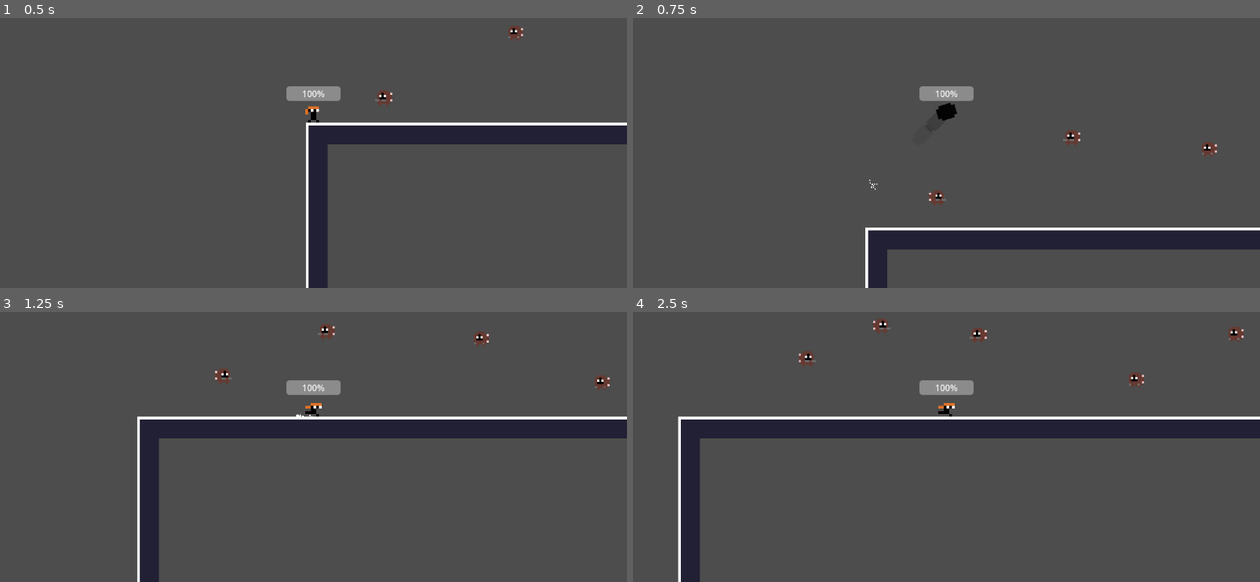
Above: before the commit, frames 1-4 (two rows, left to right).
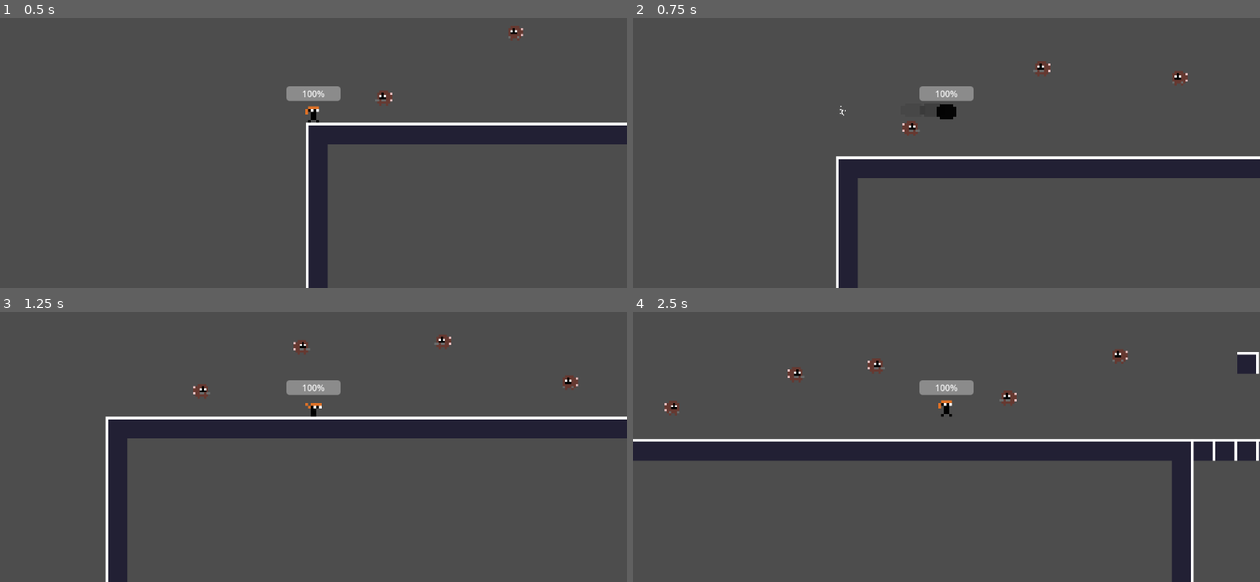
Above: after the commit, the same moments.

Repository: randemlyy/kinetic-shift
Game: Godot game, scene res://Scenes/TestLevel.tscn
Same seed, same stepped clock (60 frames per second), same inputs: the game is played once before the commit and once after it.
Inputs (mouse positions are in pixels of both pictures, inside the frame that each line leads up to):
- Up to frame 1 (0.5 s): no input
- Up to frame 2 (0.75 s): tap Enter at 0.5 s; move the mouse to (1084, 93) at 0.52 s; hold D (move_right) from 0.53 s (still down); hold Space (jump) from 0.53 s (still down); tap Shift (dash) at 0.6 s; click (1084, 93) at 0.67 s
- Up to frame 3 (1.25 s): keep holding D (move_right); keep holding Space (jump)
- Up to frame 4 (2.5 s): move the mouse to (821, 422) at 1.27 s; release D (move_right) at 1.28 s; release Space (jump) at 1.28 s; hold S (move_down) 1.28-2.03 s; tap Space (jump) at 1.35, 1.52, 1.82 s; tap Shift (dash) at 1.55, 2.1 s; move the mouse to (1009, 328) at 2.02 s; hold D (move_right) from 2.03 s (still down); hold Space (jump) from 2.03 s (still down)

Frame 1 is identical in both runs. In frame 2, 13% of the frame differs, in the area x 32-100%, y 15-100%; in frame 3, 5.0%; in frame 4, 19%, in the area x 0-100%, y 2-100%.

Commit message:
added cling jumping and cling holding

Diff:
--- a/kinetic-shift/Scenes/Player.tscn
+++ b/kinetic-shift/Scenes/Player.tscn
@@ -167,8 +167,8 @@
 
 [node name="WallClingComponent" type="Node" parent="." unique_id=953361937]
 script = ExtResource("13_miouo")
-surface_normal_threshold = null
-rotation_speed = null
+surface_normal_threshold = 0.8
+rotation_speed = 18.0
 
 [node name="HealthComponent" type="Node" parent="." unique_id=412437869 node_paths=PackedStringArray("healthBar")]
 script = ExtResource("14_o3h8g")
--- a/kinetic-shift/Scripts/InputComponent.gd
+++ b/kinetic-shift/Scripts/InputComponent.gd
@@ -5,12 +5,25 @@
 var move_dir := Vector2.ZERO
 var jump_pressed := false
 var dash_pressed := false
+var jump_held := false
+var jump_released = false
+var _jump_press_pending := false
+var _jump_release_pending := false
+
+func _input(event: InputEvent) -> void:
+	if event.is_action_pressed("jump"):
+		if event is InputEventKey and (event as InputEventKey).echo:
+			return
+		_jump_press_pending = true
+	if event.is_action_released("jump"):
+		_jump_release_pending = true
 
 func update_input() -> void:
 	move_x = Input.get_axis("move_left", "move_right")
 	move_dir = Input.get_vector("move_left", "move_right", "move_up", "move_down")
-	if Input.is_action_pressed("jump"):
-		move_dir.y = -1.0
-		move_dir = move_dir.normalized()
-	jump_pressed = Input.is_action_just_pressed("jump")
+	jump_pressed = _jump_press_pending or Input.is_action_just_pressed("jump")
+	jump_released = _jump_release_pending or Input.is_action_just_released("jump")
+	_jump_press_pending = false
+	_jump_release_pending = false
 	dash_pressed = Input.is_action_just_pressed("dash")
+	jump_held = Input.is_action_pressed("jump")
--- a/kinetic-shift/Scripts/MovementComponent.gd
+++ b/kinetic-shift/Scripts/MovementComponent.gd
@@ -13,23 +13,28 @@
 var facing = 1.0
 var coyote_left = 0.0
 var jump_buffer_left = 0.0
+var jumped_this_frame = false
+
+func update_jump_buffer(delta: float, jump_pressed: bool) -> void:
+	if jump_pressed:
+		jump_buffer_left = jump_buffer_time
+	else:
+		jump_buffer_left = maxf(0.0, jump_buffer_left - delta)
 
 func tick(body: CharacterBody2D, delta: float, input_c: InputComponent) -> void:
+	jumped_this_frame = false
+
 	if body.is_on_floor():
 		coyote_left = coyote_time
 	else:
 		coyote_left = maxf(0.0, coyote_left - delta)
 		body.velocity.y += gravity * delta
 
-	if input_c.jump_pressed:
-		jump_buffer_left = jump_buffer_time
-	else:
-		jump_buffer_left = maxf(0.0, jump_buffer_left - delta)
-
 	if jump_buffer_left > 0.0 and coyote_left > 0.0:
 		body.velocity.y = -jump_speed
 		jump_buffer_left = 0.0
 		coyote_left = 0.0
+		jumped_this_frame = true
 
 	if input_c.move_x != 0.0:
 		facing = input_c.move_x
--- a/kinetic-shift/Scripts/Player.gd
+++ b/kinetic-shift/Scripts/Player.gd
@@ -20,7 +20,7 @@
 var dash_visual_weight := 0.0
 var normal_sprite_flip_h := false
 var dead = false
-
+var cling_input_queued = true
 
 func _ready() -> void:
 	dash_c.hitbox = $DashHitbox
@@ -38,12 +38,16 @@
 
 func _physics_process(delta: float) -> void:
 
-	wall_cling_c.update(delta)
+	input_c.update_input()
+	movement_c.update_jump_buffer(delta, input_c.jump_pressed)
+
+	if input_c.jump_released:
+		cling_input_queued = true
+
+	wall_cling_c.update(delta, input_c.jump_held)
 
 	var was_on_floor = is_on_floor()
 
-	input_c.update_input()
-
 	var wall_jump_started := false
 
 	if wall_cling_c.active:
@@ -53,6 +57,7 @@
 			var dash_direction := wall_cling_c.get_dash_direction(input_c.move_dir)
 
 			wall_cling_c.release()
+			cling_input_queued = false
 
 			normal_sprite_flip_h = player_sprite.flip_h
 
@@ -62,9 +67,9 @@
 
 		elif input_c.jump_pressed:
 
-			wall_cling_c.jump_off(self)
-
-			wall_jump_started = true
+			wall_jump_started = wall_cling_c.jump_off(self)
+			cling_input_queued = false
+			movement_c.jump_buffer_left = 0.0
 
 
 		else:
@@ -102,9 +107,38 @@
 
 			particle_c.play_dash(dash_c.direction)
 
-
-
-	if dash_c.active:
+	# A fresh Jump press after letting go can jump away from the saved surface.
+	if (
+		not wall_jump_started
+		and not wall_cling_c.active
+		and not dash_c.active
+		and not launch_c.active
+		and input_c.jump_pressed
+	):
+		wall_jump_started = wall_cling_c.jump_off(self)
+		if wall_jump_started:
+			cling_input_queued = false
+			movement_c.jump_buffer_left = 0.0
+
+	# Check existing wall contact before movement, so a cling press wins over a coyote jump.
+	if (
+		not is_on_floor()
+		and not wall_cling_c.active
+		and not dash_c.active
+		and not launch_c.active
+	):
+		if wall_cling_c.try_start(
+			self,
+			input_c.jump_held and cling_input_queued
+		):
+			movement_c.jump_buffer_left = 0.0
+
+
+
+	if wall_cling_c.active:
+		velocity = wall_cling_c.get_cling_velocity(movement_c.speed)
+
+	elif dash_c.active:
 
 		velocity = dash_c.velocity_for_frame(delta)
 
@@ -122,12 +156,16 @@
 	else:
 
 		movement_c.tick(self, delta, input_c)
+		if movement_c.jumped_this_frame:
+			cling_input_queued = false
 
 
 	var landing_speed = maxf(velocity.y, 0.0)
 
 	move_and_slide()
 
+	if wall_cling_c.active:
+		wall_cling_c.maintain_contact(self)
 
 	# Landing particles.
 	if not was_on_floor and is_on_floor():
@@ -160,15 +198,7 @@
 			dash_c.refresh()
 
 		elif dash_c.active:
-
-
-			if wall_cling_c.try_start(self):
-
-				dash_c.finish()
-
-			else:
-
-				dash_c.advance(delta)
+			dash_c.advance(delta)
 
 		else:
 
@@ -178,7 +208,11 @@
 
 	elif not launch_c.active:
 
-		wall_cling_c.try_start(self)
+		if wall_cling_c.try_start(
+			self,
+			input_c.jump_held and cling_input_queued
+		):
+			movement_c.jump_buffer_left = 0.0
 
 
 
--- a/kinetic-shift/Scripts/WallClingComponent.gd
+++ b/kinetic-shift/Scripts/WallClingComponent.gd
@@ -29,7 +29,7 @@
 @export var wall_jump_away_speed: float = 420.0
 @export var wall_jump_up_speed: float = 600.0
 @export var ceiling_detach_speed: float = 350.0
-
+@export var jump_grace_time := 0.2
 
 @export_group("Detection and Visuals")
 
@@ -48,35 +48,37 @@
 var visual_rotation := 0.0
 
 var contact_locked := false
-
-func update(delta: float) -> void:
-
+var timed_out := false
+var jump_grace_left := 0.0
+
+var jump_surface_type: SurfaceType = SurfaceType.NONE
+var jump_surface_normal := Vector2.ZERO
+
+func update(delta: float, cling_held: bool) -> void:
+	var just_ended = false
 
 	if active:
-
-		var moving_on_surface := false
-
-		if surface_type == SurfaceType.SIDE_WALL:
-
-			moving_on_surface = (
-				Input.is_action_pressed("move_up")
-				or Input.is_action_pressed("move_down")
-			)
-
-		elif surface_type == SurfaceType.CEILING:
-
-			moving_on_surface = (
-				Input.is_action_pressed("move_left")
-				or Input.is_action_pressed("move_right")
-			)
-
-
-		if not moving_on_surface:
-
-			time_left = maxf(time_left - delta, 0.0)
-
+		if not cling_held:
+			_end_cling(true)
+			timed_out = false
+			contact_locked = false
+			just_ended = true
+
+		else:
+			time_left -= delta
 			if time_left <= 0.0:
-				release()
+				_end_cling(false)
+				timed_out = true
+				just_ended = true
+
+	elif timed_out and not cling_held:
+		timed_out = false
+		contact_locked = false
+		jump_grace_left = jump_grace_time
+		just_ended = true
+
+	if not active and not just_ended:
+		jump_grace_left = maxf(jump_grace_left - delta, 0.0)
 
 
 	var desired_rotation := target_rotation if active else 0.0
@@ -93,9 +95,9 @@
 
 
 
-func try_start(body: CharacterBody2D) -> bool:
-
-	if active:
+func try_start(body: CharacterBody2D, cling_requested: bool) -> bool:
+
+	if not cling_requested or active or timed_out:
 		return false
 
 	var found_surface := false
@@ -196,30 +198,32 @@
 	return false
 
 
-func jump_off(body: CharacterBody2D) -> void:
-
-	if not active:
-		return
-
-	var previous_surface := surface_type
-	var previous_normal := surface_normal
+func jump_off(body: CharacterBody2D) -> bool:
+
+	if active:
+		jump_surface_type = surface_type
+		jump_surface_normal = surface_normal
+
+	elif jump_grace_left <= 0.0 or jump_surface_type == SurfaceType.NONE:
+		return false
+
+	var jump_type = jump_surface_type
+	var normal = jump_surface_normal
 
 	release()
 
-	if previous_surface == SurfaceType.SIDE_WALL:
-
-
-		body.velocity = Vector2(
-			previous_normal.x * wall_jump_away_speed,
-			-wall_jump_up_speed
-		)
-
-	elif previous_surface == SurfaceType.CEILING:
-
-
-		body.velocity = previous_normal * ceiling_detach_speed
-
-
+	jump_grace_left = 0.0
+	timed_out = true
+	jump_surface_type = SurfaceType.NONE
+	jump_surface_normal = Vector2.ZERO
+
+	if jump_type == SurfaceType.SIDE_WALL:
+		body.velocity = Vector2(normal.x * wall_jump_away_speed, -wall_jump_up_speed)
+
+	elif jump_type == SurfaceType.CEILING:
+		body.velocity = normal * ceiling_detach_speed
+
+	return true
 
 func get_dash_direction(input_direction: Vector2) -> Vector2:
 
@@ -248,3 +252,16 @@
 	time_left = 0.0
 	target_rotation = 0.0
 	surface_type = SurfaceType.NONE
+	contact_locked = false
+	jump_grace_left = 0.0
+
+func _end_cling(allow_jump: bool) -> void:
+	jump_surface_type = surface_type
+	jump_surface_normal = surface_normal
+	active = false
+	time_left = 0.0
+	target_rotation = 0.0
+	surface_type = SurfaceType.NONE
+
+	if allow_jump:
+		jump_grace_left = jump_grace_time
